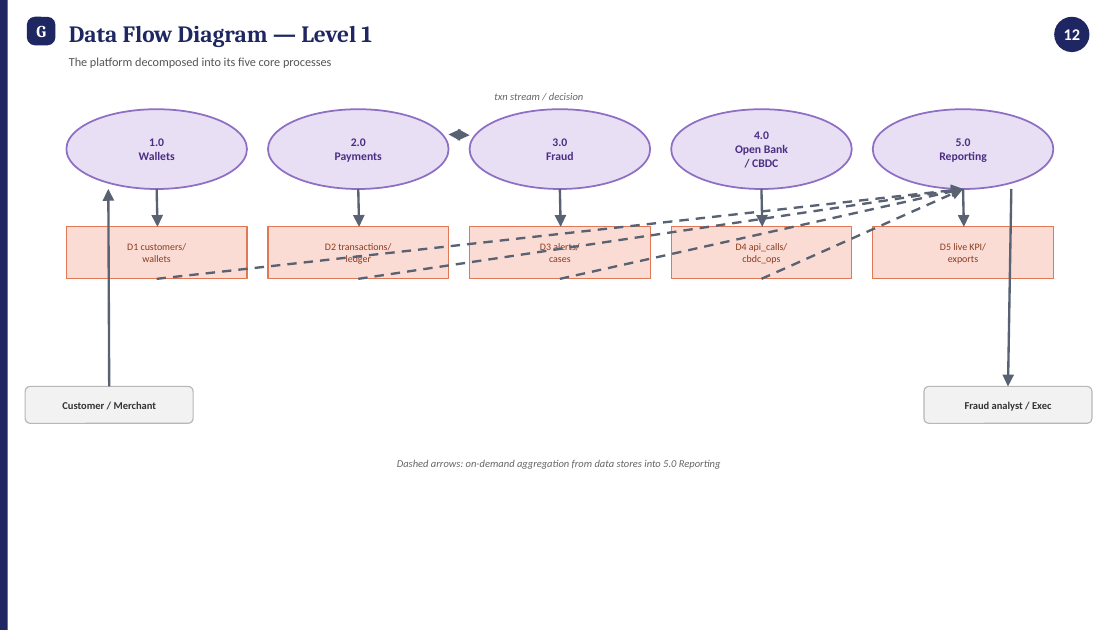
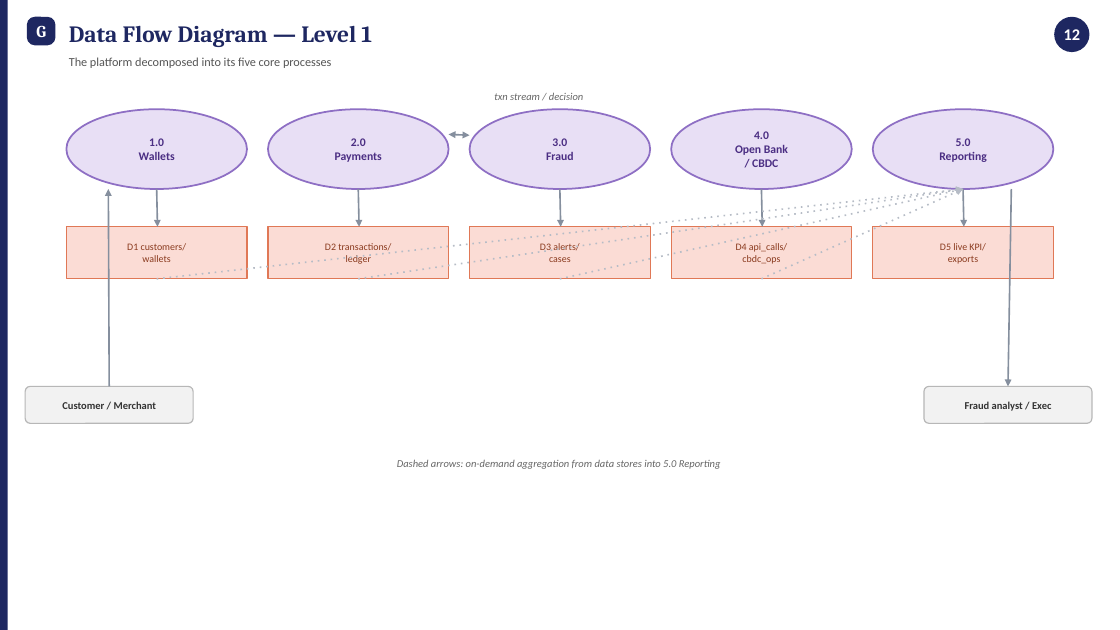
Before and after one commit to M-Abubakr04/GlobalPay_Fintech_Solution, a slide deck: slide 13 of docs/architecture/GlobalPay_Mandatory_Architecture_Deliverables.pptx. Drawn at 1120x630 pixels with LibreOffice and Linux fonts; fonts in the diff are those of the drawing. Boxes give left, top, right and bottom in pixels: in the first picture for what was removed or moved away, otherwise in the second. Text is boxed around its words. In the diff, an @@ line names an element or a change of style, - is before the commit and + after.

```diff
--- a/docs/architecture/GlobalPay_Mandatory_Architecture_Deliverables.pptx
+++ b/docs/architecture/GlobalPay_Mandatory_Architecture_Deliverables.pptx
@@ double arrow (449, 134) - (470, 135): stroke #596273 2 pt to #858F9E 1.4 pt @@
@@ arrow (109, 386) - (108, 189): stroke #596273 2 pt to #858F9E 1.4 pt @@
@@ arrow (156, 189) - (158, 227): stroke #596273 2 pt to #858F9E 1.4 pt @@
@@ arrow (156, 279) - (963, 189): stroke #596273 2 pt dashed to #B6BCC6 1.4 pt dashed @@
@@ arrow (358, 189) - (360, 227): stroke #596273 2 pt to #858F9E 1.4 pt @@
@@ arrow (358, 279) - (963, 189): stroke #596273 2 pt dashed to #B6BCC6 1.4 pt dashed @@
@@ arrow (560, 189) - (560, 227): stroke #596273 2 pt to #858F9E 1.4 pt @@
@@ arrow (560, 279) - (963, 189): stroke #596273 2 pt dashed to #B6BCC6 1.4 pt dashed @@
@@ arrow (761, 189) - (762, 227): stroke #596273 2 pt to #858F9E 1.4 pt @@
@@ arrow (761, 279) - (963, 189): stroke #596273 2 pt dashed to #B6BCC6 1.4 pt dashed @@
@@ arrow (963, 189) - (964, 227): stroke #596273 2 pt to #858F9E 1.4 pt @@
@@ arrow (1012, 189) - (1008, 386): stroke #596273 2 pt to #858F9E 1.4 pt @@
```
Also in this commit, not shown: 1 other slide changed, 1 other file.
